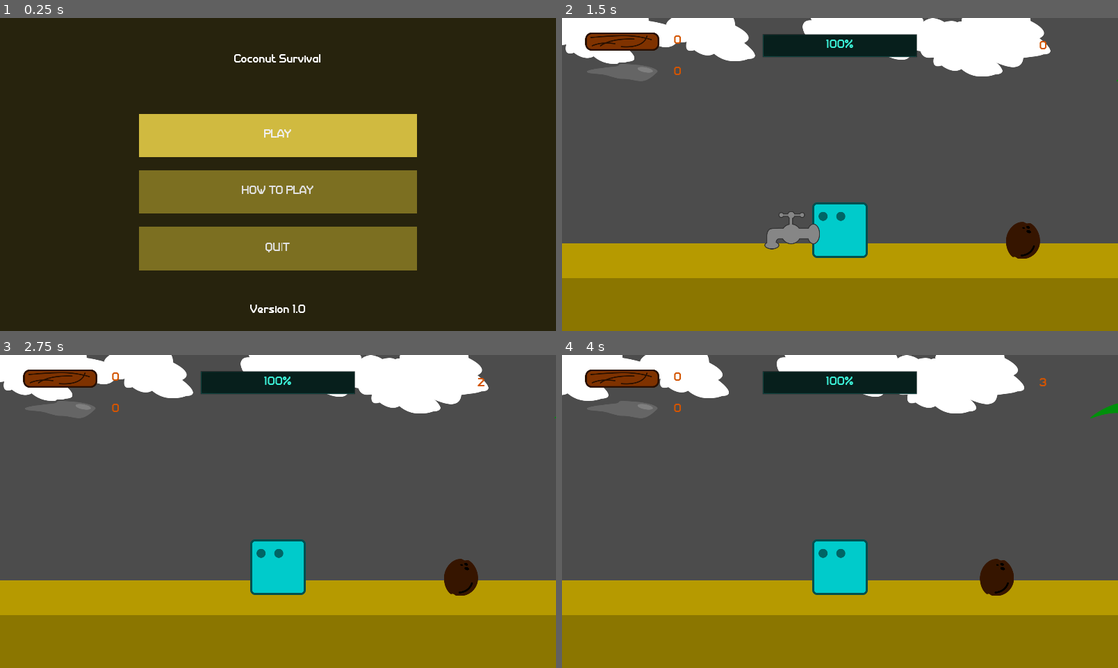
Above: before the commit, frames 1-4 (two rows, left to right).
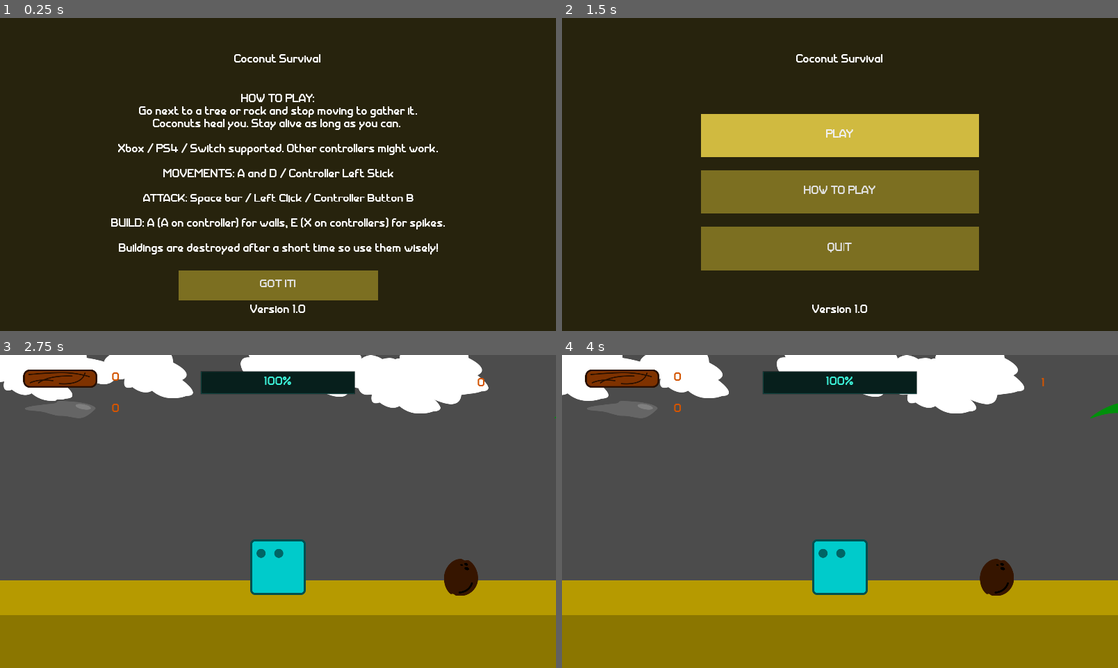
Above: after the commit, the same moments.

Repository: AlixBarreaux/coconut-survival
Game: Godot game, scene res://GUI/Main Menu/MainMenu.tscn
The game is run twice, just before and just after one commit, with the same random seed, the same clock (stepped at 60 frames per second) and the same inputs. Sound files missing from this copy of the repository are replaced by a short silence.
Inputs (mouse positions are in pixels of both pictures, inside the frame that each line leads up to):
- Up to frame 1 (0.25 s): no input
- Up to frame 2 (1.5 s): click (840, 136) at 0.5 s, where only the run before the commit has a clickable "PLAY"; click (840, 284) at 1.25 s, where only the run after the commit has a clickable "GOT IT!"
- Up to frame 3 (2.75 s): click (278, 473) at 2 s, where only the run after the commit has a clickable "PLAY"
- Up to frame 4 (4 s): tap Enter at 2.75 s; hold D (move_right) 2.78-3.53 s; tap Space (attack) at 2.85 s; hold A (move_left) from 3.53 s (still down); tap Q (build_spike) at 3.6 s

The runs differ from the first frame. In frame 1, 26% of the frame differs, in the area x 20-80%, y 24-91%; in frame 2, 99%, in the area x 0-100%, y 0-100%; in frame 3, less than 0.1%; in frame 4, less than 0.1%.

Commit message:
Update how to play menu

Diff:
--- a/GUI/Main Menu/MainMenu.tscn
+++ b/GUI/Main Menu/MainMenu.tscn
@@ -23,21 +23,20 @@
 margin_bottom = 166.0
 
 [node name="Label" type="Label" parent="."]
-visible = false
 anchor_right = 1.0
 anchor_bottom = 1.0
 text = "HOW TO PLAY:
 Go next to a tree or rock and stop moving to gather it.
 Coconuts heal you. Stay alive as long as you can.
 
-Xbox/PS4 supported. Other controllers may work but
-the buttons used may be different in game.
+Xbox / PS4 / Switch supported. Other controllers might work.
 
-MOVEMENTS: Use A/Q and D (Left Stick for controllers).
+MOVEMENTS: A and D / Controller Left Stick
 
-ATTACK: Space bar (button B on controllers) to get rid of the mean flames.
+ATTACK: Space bar / Left Click / Controller Button B
 
 BUILD: A (A on controller) for walls, E (X on controllers) for spikes.
+
 Buildings are destroyed after a short time so use them wisely!"
 align = 1
 valign = 1
@@ -57,6 +56,7 @@
 text = "GOT IT!"
 
 [node name="MainMenuButtonsContainer" type="VBoxContainer" parent="."]
+visible = false
 anchor_left = 0.25
 anchor_top = 0.25
 anchor_right = 0.75
